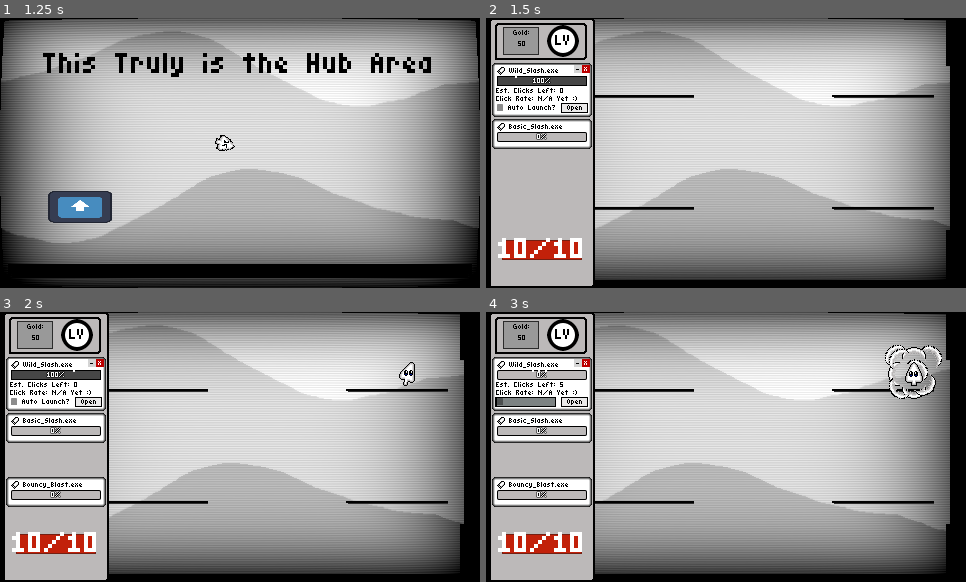
Above: before the commit, frames 1-4 (two rows, left to right).
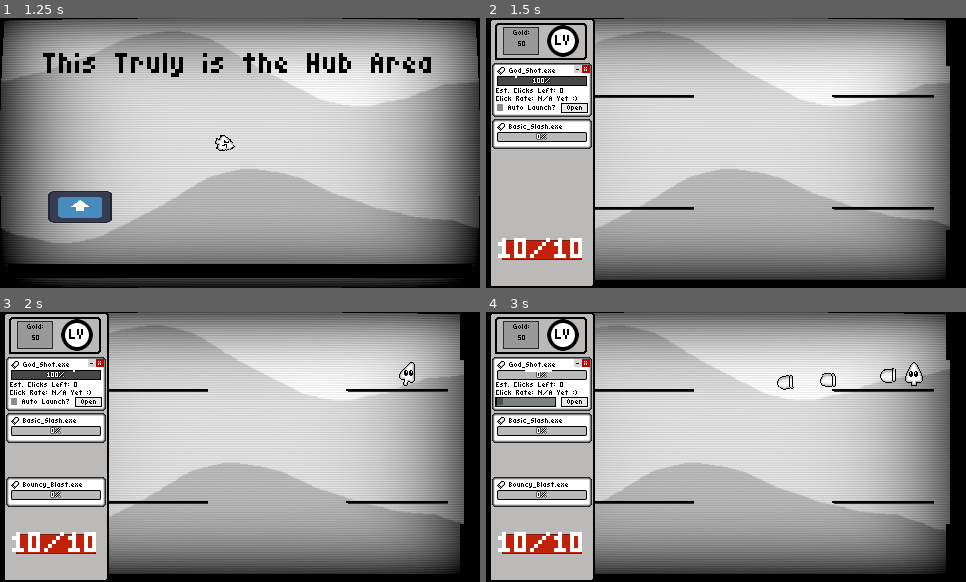
Above: after the commit, the same moments.

Repository: TNT-A/clicker-game-platformer
Game: Godot game, scene res://main_menu/main_menu.tscn
The game is run twice, just before and just after one commit, with the same random seed, the same clock (stepped at 60 frames per second) and the same inputs. The engine's default icon, where the game draws it, is replaced by a stand-in: a white triangle on a blue panel in a dark square.
Inputs (mouse positions are in pixels of both pictures, inside the frame that each line leads up to):
- Up to frame 1 (1.25 s): click "Quick Start" at 0.5 s
- Up to frame 2 (1.5 s): tap Enter (ui_accept) at 1.25 s; move the mouse to (567, 207) at 1.27 s; press the mouse at (567, 207) at 1.28 s; hold D (Move_Right) from 1.28 s (still down)
- Up to frame 3 (2 s): keep holding D (Move_Right); tap Enter (ui_accept) at 1.52, 1.82 s; tap 4 (Num_4) at 1.55 s
- Up to frame 4 (3 s): release D (Move_Right) at 2 s; release the mouse at (567, 501) at 2 s; click "Auto Launch?" at 2 s; click "Auto Launch?" at 2.75 s

Frame 1 is identical in both runs. In frame 2, less than 0.1% of the frame differs, in the area x 4-15%, y 18-21%; in frame 3, less than 0.1%; in frame 4, 1.1%, in the area x 4-95%, y 12-33%.
Error before the commit: Invalid call. Nonexistent function 'go_home' in base 'Control (AbilityPanel)'. (res://clicker_panel/panel/clicker_panel.gd:237)

Commit message:
Set up the ability pickup to interact with the ability panel
Ability Pickups now have draggables and ability panels now have drag zones. I set them up so that if you drag an ability pickup draggable onto an ability panel, it'll change that panel's ability in order to fit whatever info was in the pickup.

Diff:
--- a/clicker-platformer/clicker_panel/ability/ability_panel.gd
+++ b/clicker-platformer/clicker_panel/ability/ability_panel.gd
@@ -49,21 +49,9 @@
 
 func _ready() -> void:
 	SignalBus.update_selected.connect(update)
+	SignalBus.forward_to_host.connect(accept_resource)
 	#SignalBus.ability_change.connect(reset_self)
-	update()
-	if is_instance_valid(ability_type):
-		ability_name = ability_type.ability_name
-		ability_max = ability_type.ability_max
-		ability_num = ability_type.ability_num
-		ability_damage = ability_type.ability_damage
-
-		power_level = ability_type.power_level
-		damage_level = ability_type.damage_level
-		clicker_level = ability_type.clicker_level
-		length_level = ability_type.length_level
-	label_name.text = ability_name
-	progress_bar.max_value = ability_max
-	update_bar()
+	set_self()
 
 func _process(delta: float) -> void:
 	pass
@@ -74,17 +62,23 @@
 		$BasePanel.visible = true
 		$MiniPanel/BasePanelSmall.visible = true
 		$MiniPanel/ExpandedPanelSmall.visible = true
+		$HoverHub/CollapsedZone/CollisionShape2D.disabled = false
+		$HoverHub/ExpandedZone/CollisionShape2D.disabled = false
 	else:
 		$VBoxContainer.visible = false
 		$BasePanel.visible = false
 		$ExpandPanel.visible = false
 		$MiniPanel/BasePanelSmall.visible = false
 		$MiniPanel/ExpandedPanelSmall.visible = false
+		$HoverHub/CollapsedZone/CollisionShape2D.disabled = true
+		$HoverHub/ExpandedZone/CollisionShape2D.disabled = true
 	if selected:
 		$BasePanel.visible = false
 		$ExpandPanel.visible = true
 		$MiniPanel/BasePanelSmall.visible = false
 		$MiniPanel/ExpandedPanelSmall.visible = true
+		$HoverHub/CollapsedZone/CollisionShape2D.disabled = true
+		$HoverHub/ExpandedZone/CollisionShape2D.disabled = false
 		progress_bar_alt.custom_minimum_size = Vector2(30, 56)
 		custom_minimum_size = expand_size
 	else:
@@ -92,12 +86,16 @@
 		$ExpandPanel.visible = false
 		$MiniPanel/BasePanelSmall.visible = true
 		$MiniPanel/ExpandedPanelSmall.visible = false
+		$HoverHub/CollapsedZone/CollisionShape2D.disabled = false
+		$HoverHub/ExpandedZone/CollisionShape2D.disabled = true
 		progress_bar_alt.custom_minimum_size = Vector2(30, 30)
 		if !active:
 			$BasePanel.visible = false
 			$ExpandPanel.visible = false
 			$MiniPanel/BasePanelSmall.visible = false
 			$MiniPanel/ExpandedPanelSmall.visible = false
+			$HoverHub/CollapsedZone/CollisionShape2D.disabled = true
+			$HoverHub/ExpandedZone/CollisionShape2D.disabled = true
 		custom_minimum_size = default_size
 
 func click():
@@ -134,7 +132,6 @@
 		else:
 			ability_ready = true
 
-
 func use_ability():
 		SignalBus.ability_use.emit(ability_num, ability_damage + damage_bonus)
 		ability_ready = false
@@ -177,22 +174,27 @@
 	power_level = 0
 	length_level = 0
 	clicker_level = 0
-	load_levels()
+	apply_levels()
 
 func set_self():
+	update()
 	if is_instance_valid(ability_type):
 		ability_name = ability_type.ability_name
 		ability_max = ability_type.ability_max
 		ability_num = ability_type.ability_num
 		ability_damage = ability_type.ability_damage
+		power_level = ability_type.power_level
+		damage_level = ability_type.damage_level
+		clicker_level = ability_type.clicker_level
+		length_level = ability_type.length_level
 		rarity = ability_type.rarity
 	label_name.text = ability_name
 	progress_bar.max_value = ability_max
 	clicks = 0
-	load_levels()
-	update_bar()
-
-func load_levels():
+	apply_levels()
+	update_bar()
+
+func apply_levels():
 	damage_bonus = damage_level
 	power_bonus = power_level * .25
 	autoclick_power_bonus = power_level * .1
@@ -202,6 +204,14 @@
 		add_autoclicker()
 	update_bar()
 
+func accept_resource(host : Node, drag_info : Resource, draggable : Draggable):
+	if self == host:
+		if draggable.host is AbilityPickup:
+			ability_type = drag_info
+			set_self()
+		if draggable.host is AbilityPanel:
+			pass
+
 func clear_autoclicker():
 	for child in $AutoclickerHub.get_children():
 		child.queue_free()
--- a/clicker-platformer/clicker_panel/panel/clicker_panel.gd
+++ b/clicker-platformer/clicker_panel/panel/clicker_panel.gd
@@ -65,30 +65,10 @@
 			is_dragging = true
 	return is_dragging
 
-func check_swap():
-	var swap : bool = false
-	var num_hovered : int = 0
-	var panel1 : AbilityPanel = null
-	var panel2 : AbilityPanel = null
-	for panel in panels:
-		if panel.hovered == true:
-			num_hovered += 1
-			if panel1 == null:
-				panel1 = panel
-			elif panel2 == null:
-				panel2 = panel
-	print(num_hovered," ", panel1, " ",panel2)
-	if num_hovered >= 2:
-		swap_ability(panel1.slot_num, panel2.slot_num)
-
 func _input(event: InputEvent) -> void:
 	if event.is_action_pressed("Click"):
 		#panel_clicks[selected_panel] += 1
 		panels[selected_panel].click()
-	if event.is_action_released("Click"):
-		check_swap()
-		print("checked swap")
-		#print("You've clicked: ", panels[selected_panel], " And you've clicked: ", panel_clicks[selected_panel])
 	if !is_dragging():
 		if event.is_action_pressed("Scroll_Up"):
 			selected_panel -= 1
@@ -179,41 +159,31 @@
 func save_panel():
 	InfoManager.saved_panel.clear()
 	for panel in panels:
-		var panel_info : Dictionary = {
-			"ability_type" = ability_list.find(panel.ability_type),
-			"active" = panel.active,
-			"slot" = panel.slot_num,
-			"damage_level" = panel.damage_level,
-			"power_level" = panel.power_level,
-			"clicker_level" = panel.clicker_level,
-			"length_level" = panel.length_level,
-			"rarity" = panel.rarity
-			}
-		InfoManager.saved_panel.append(panel_info)
+		if !panel.active:
+			InfoManager.saved_panel.append(false)
+		else:
+			var panel_info : AbilityResource = AbilityResource.new()
+			panel_info.ability_num = panel.ability_num
+			panel_info.ability_name = panel.ability_name
+			panel_info.damage_level = panel.damage_level
+			panel_info.power_level = panel.power_level
+			panel_info.clicker_level = panel.clicker_level
+			panel_info.length_level = panel.length_level
+			panel_info.rarity = panel.rarity
+			InfoManager.saved_panel.append(panel_info)
 
 func reload_panel():
+	var slot_num : int = 0
 	for panel in panel_active:
 		panel = false
 	for panel in InfoManager.saved_panel:
-		#print("Trying")
-		if panel["active"]:
-			var target_panel = panels[panel["slot"]]
-			var panel_ability = panel["ability_type"]
-			var dl = panel["damage_level"]
-			var pl = panel["power_level"]
-			var cl = panel["clicker_level"]
-			var ll = panel["length_level"]
-			var r = panel["rarity"]
+		if panel is AbilityResource:
+			var target_panel = panels[slot_num]
 			set_ability(target_panel, panel)
-			#print("Set ability :D")
-
-func set_ability(panel: AbilityPanel, details: Dictionary):
-	panel.ability_type = ability_list[details["ability_type"]]#ability_list[ability_num]
-	panel.damage_level = details["damage_level"]
-	panel.power_level = details["power_level"]
-	panel.clicker_level = details["clicker_level"]
-	panel.length_level = details["length_level"]
-	panel.rarity = details["rarity"]
+		slot_num += 1
+
+func set_ability(panel: AbilityPanel, ability_resource : AbilityResource):
+	panel.ability_type = ability_resource
 	panel_active[panels.find(panel)] = true
 	panel.set_self()
 
@@ -231,34 +201,36 @@
 	current_panel.reset_self()
 	current_panel.set_self()
 
+#Deprecated :(
 func swap_ability(slot1:int, slot2:int):
-	var panel1 : AbilityPanel = panels[slot1]
-	var panel2 : AbilityPanel = panels[slot2]
-	panel1.go_home()
-	panel2.go_home()
-	#panel1.swapping = true
-	#panel1.swapping = true
-	var pos1 = panel1.global_position
-	var pos2 = panel2.global_position
-	var panel1_info : Dictionary = {
-		"ability_type" = ability_list.find(panel1.ability_type),
-		"active" = panel1.active,
-		"slot" = panel1.slot_num,
-		"damage_level" = panel1.damage_level,
-		"power_level" = panel1.power_level,
-		"clicker_level" = panel1.clicker_level,
-		"length_level" = panel1.length_level,
-		"rarity" = panel1.rarity
-		}
-	var panel2_info : Dictionary = {
-		"ability_type" = ability_list.find(panel2.ability_type),
-		"active" = panel2.active,
-		"slot" = panel2.slot_num,
-		"damage_level" = panel2.damage_level,
-		"power_level" = panel2.power_level,
-		"clicker_level" = panel2.clicker_level,
-		"length_level" = panel2.length_level,
-		"rarity" = panel2.rarity
-		}
-	set_ability(panel1, panel2_info)
-	set_ability(panel2, panel1_info)
+	pass
+	#var panel1 : AbilityPanel = panels[slot1]
+	#var panel2 : AbilityPanel = panels[slot2]
+	#panel1.go_home()
+	#panel2.go_home()
+	##panel1.swapping = true
+	##panel1.swapping = true
+	#var pos1 = panel1.global_position
+	#var pos2 = panel2.global_position
+	#var panel1_info : Dictionary = {
+		#"ability_type" = ability_list.find(panel1.ability_type),
+		#"active" = panel1.active,
+		#"slot" = panel1.slot_num,
+		#"damage_level" = panel1.damage_level,
+		#"power_level" = panel1.power_level,
+		#"clicker_level" = panel1.clicker_level,
+		#"length_level" = panel1.length_level,
+		#"rarity" = panel1.rarity
+		#}
+	#var panel2_info : Dictionary = {
+		#"ability_type" = ability_list.find(panel2.ability_type),
+		#"active" = panel2.active,
+		#"slot" = panel2.slot_num,
+		#"damage_level" = panel2.damage_level,
+		#"power_level" = panel2.power_level,
+		#"clicker_level" = panel2.clicker_level,
+		#"length_level" = panel2.length_level,
+		#"rarity" = panel2.rarity
+		#}
+	#set_ability(panel1, panel2_info)
+	#set_ability(panel2, panel1_info)
--- /dev/null
+++ b/clicker-platformer/clicker_panel/resources/resource_folder/ability_god_shot.tres
@@ -0,0 +1,14 @@
+[gd_resource type="Resource" script_class="AbilityResource" load_steps=2 format=3 uid="uid://q10m5cyik0ve"]
+
+[ext_resource type="Script" uid="uid://baphtiaa0pmcx" path="res://clicker_panel/resources/scripts/ability_resource.gd" id="1_q1n2k"]
+
+[resource]
+script = ExtResource("1_q1n2k")
+ability_name = "God_Shot.exe"
+ability_max = 1.0
+ability_damage = 1000.0
+damage_level = 100
+power_level = 100
+clicker_level = 100
+length_level = 100
+metadata/_custom_type_script = "uid://baphtiaa0pmcx"
--- a/clicker-platformer/components/draggable/draggable.gd
+++ b/clicker-platformer/components/draggable/draggable.gd
@@ -12,7 +12,7 @@
 var target_zone : Area2D = null
 
 @export var info : Resource
-@export var host : Node2D
+@export var host : Node
 
 func _ready() -> void:
 	home_pos = global_position
--- a/clicker-platformer/globals/info_manager.gd
+++ b/clicker-platformer/globals/info_manager.gd
@@ -24,27 +24,28 @@
 ]
 
 var default_panel : Array = [
-	{
-	"ability_type" = 3,
-	"active" = true,
-	"slot" = 0,
-	"damage_level" = 100,
-	"power_level" = 100,
-	"clicker_level" = 3,
-	"length_level" = 0,
-	"rarity" = 0
-	},
-	{
-	"ability_type" = 1,
-	"active" = true,
-	"slot" = 1,
-	"damage_level" = 0,
-	"power_level" = 0,
-	"clicker_level" = 0,
-	"length_level" = 0,
-	"rarity" = 0
-	},
-
+	#{
+	#"ability_type" = 3,
+	#"active" = truew,
+	#"slot" = 0,
+	#"damage_level" = 100,
+	#"power_level" = 100,
+	#"clicker_level" = 3,
+	#"length_level" = 0,
+	#"rarity" = 0
+	#},
+	#{
+	#"ability_type" = 1,
+	#"active" = true,
+	#"slot" = 1,
+	#"damage_level" = 0,
+	#"power_level" = 0,
+	#"clicker_level" = 0,
+	#"length_level" = 0,
+	#"rarity" = 0
+	#},
+	preload("res://clicker_panel/resources/resource_folder/ability_god_shot.tres"),
+	preload("res://clicker_panel/resources/resource_folder/ability2.tres")
 ]
 
 func _ready() -> void:
